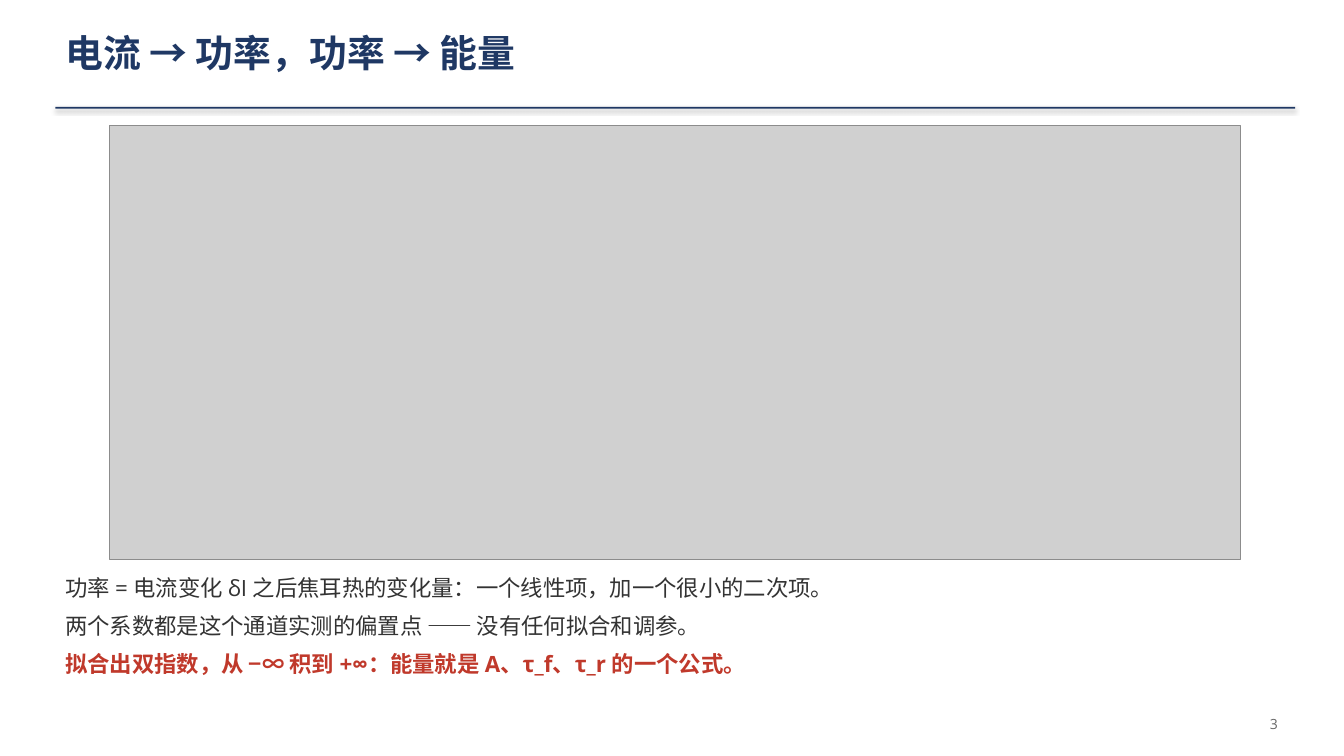
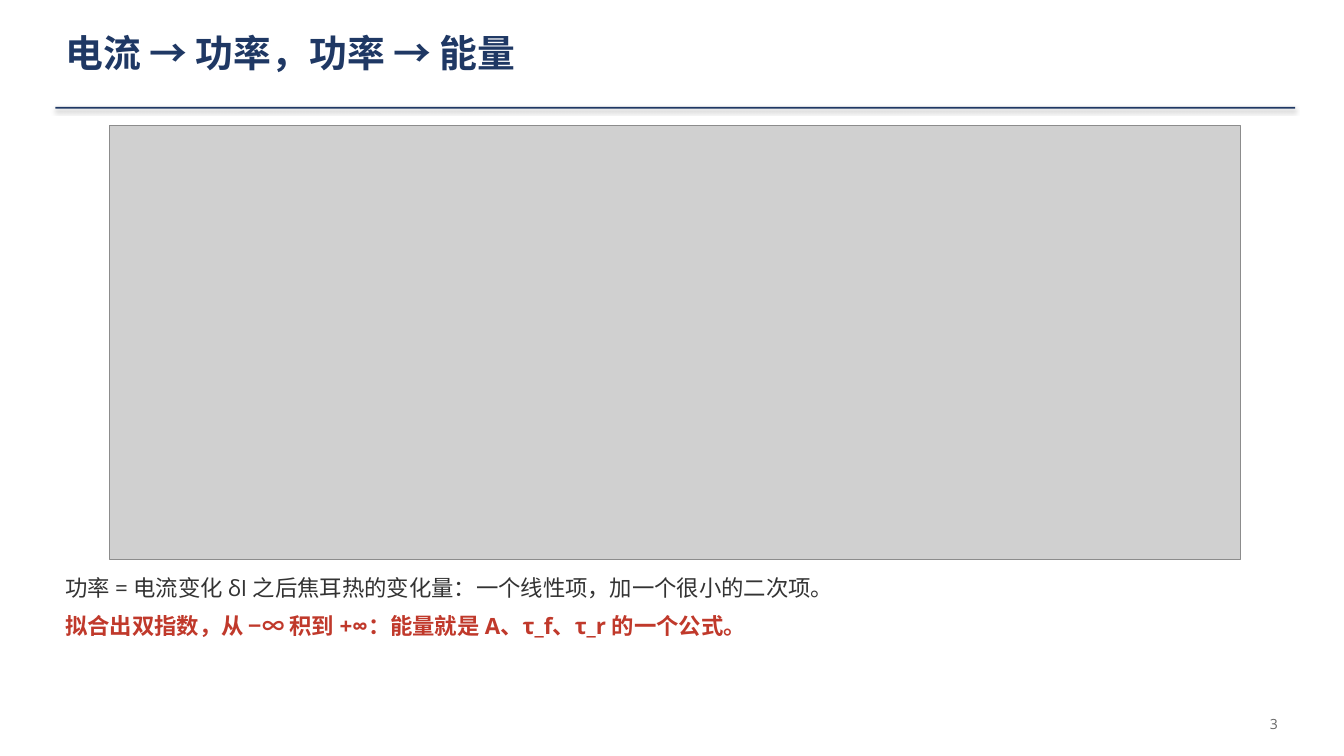
Before and after one commit to ZhihengLi0/urop, a slide deck: slide 3 of snolab/collection_efficiency/presentation/SNOLAB_R4_collection_efficiency_20260910_zh.pptx. Drawn at 1344x756 pixels with LibreOffice and Linux fonts; fonts in the diff are those of the drawing; grey boxes stand for pictures. Boxes give left, top, right and bottom in pixels: in the first picture for what was removed or moved away, otherwise in the second. Text is boxed around its words. In the diff, an @@ line names an element or a change of style, - is before the commit and + after.

```diff
--- a/snolab/collection_efficiency/presentation/SNOLAB_R4_collection_efficiency_20260910_zh.pptx
+++ b/snolab/collection_efficiency/presentation/SNOLAB_R4_collection_efficiency_20260910_zh.pptx
@@ text at (65, 615, 700, 636): paragraph removed @@
-两个系数都是这个通道实测的偏置点 —— 没有任何拟合和调参。
```
Also in this commit, not shown: 5 other files.
